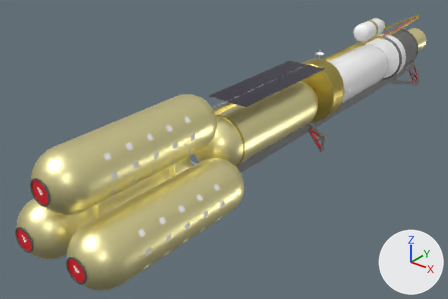
Before and after pictures for a commit that changed the glTF model Assets/Nuclear_Pod_Ship/NuclearPodShip.glb.
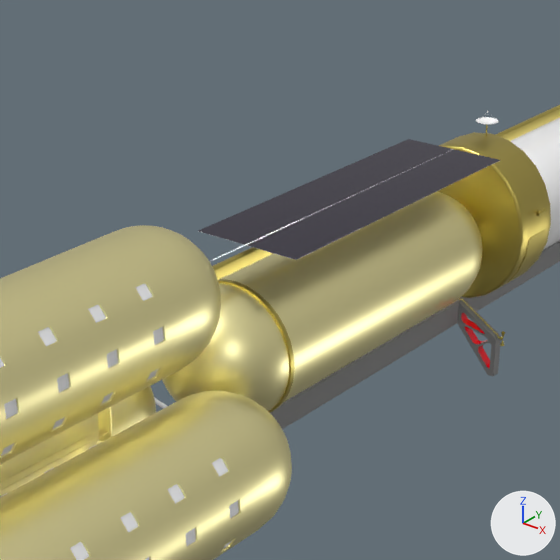
Old and new are each drawn whole from a 50 mm lens placed at (5.19, -5.83, 3.88), pointed at (-0.69, 1.52, -0.68) and again close up on the part from 29% to 78% of the width and 2% to 75% of the height. The axes (+X, +Y, +Z) are drawn at lower right. The lights are the same throughout. Objects named as collision shapes, trigger or cutter boxes, shadow casters or lower levels of detail are left out. Where no turn or scale is listed for an object, it has been applied to the vertices.

The first close-up shows 'NuclearPodShip'.
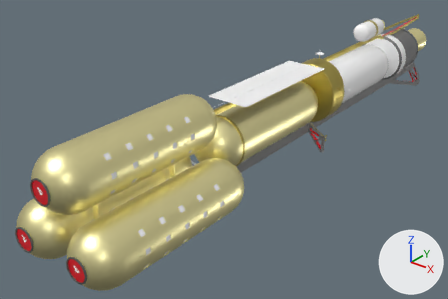
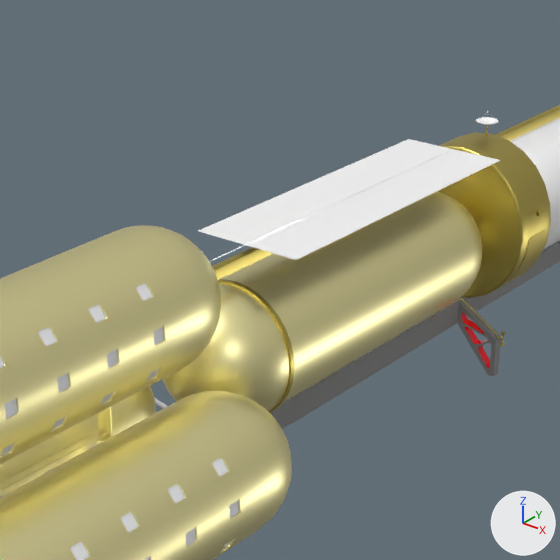
What differs and where, as boxes [x1, y1, x2, y2] in the close-ups (560 x 560 px):
'NuclearPodShip', recoloured, surface changed
    both: [198, 139, 503, 284]

What the commit changed:
Material 'SolarCell' (mat_solarcell) changes colour from black #140526 to white #ffffff; in linear values from (0.00714, 0.00146, 0.0198) to (1.0, 1.0, 1.0).
In material 'SolarCell' (mat_solarcell), roughness goes from 0.0 to 1.0.
